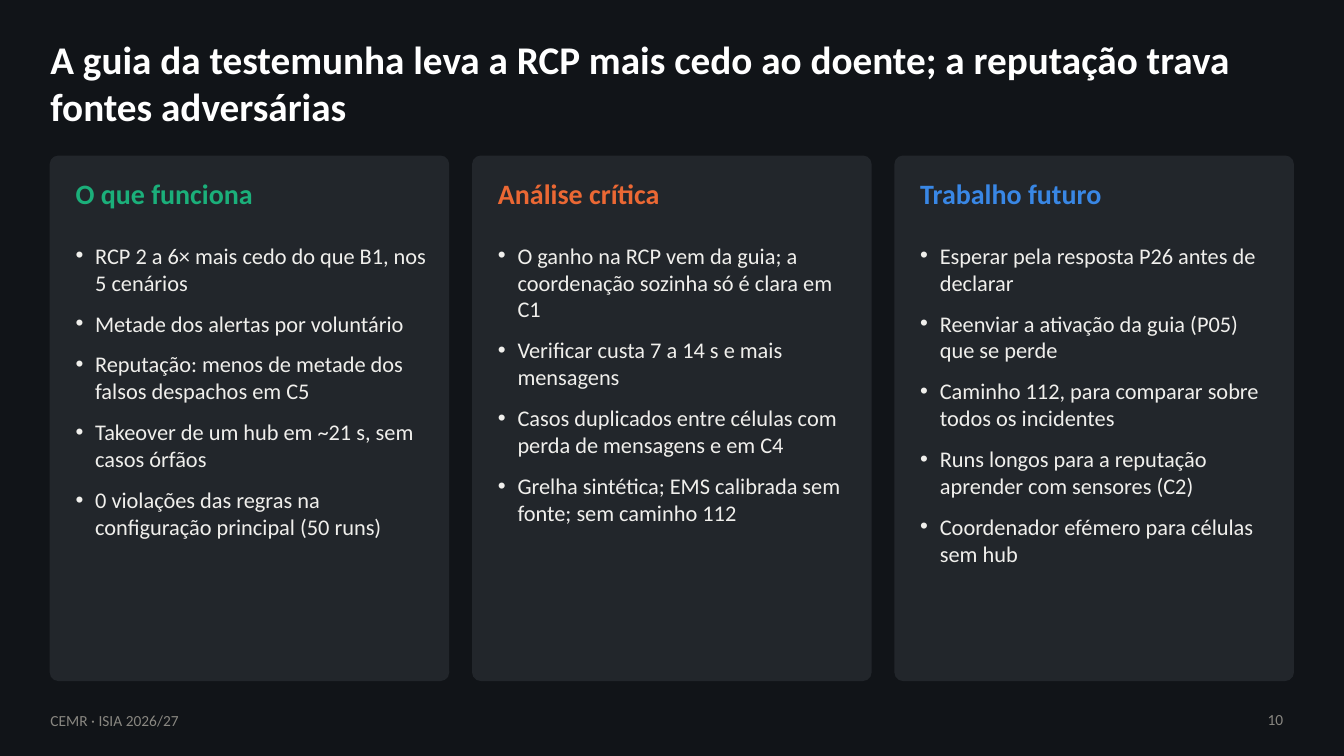
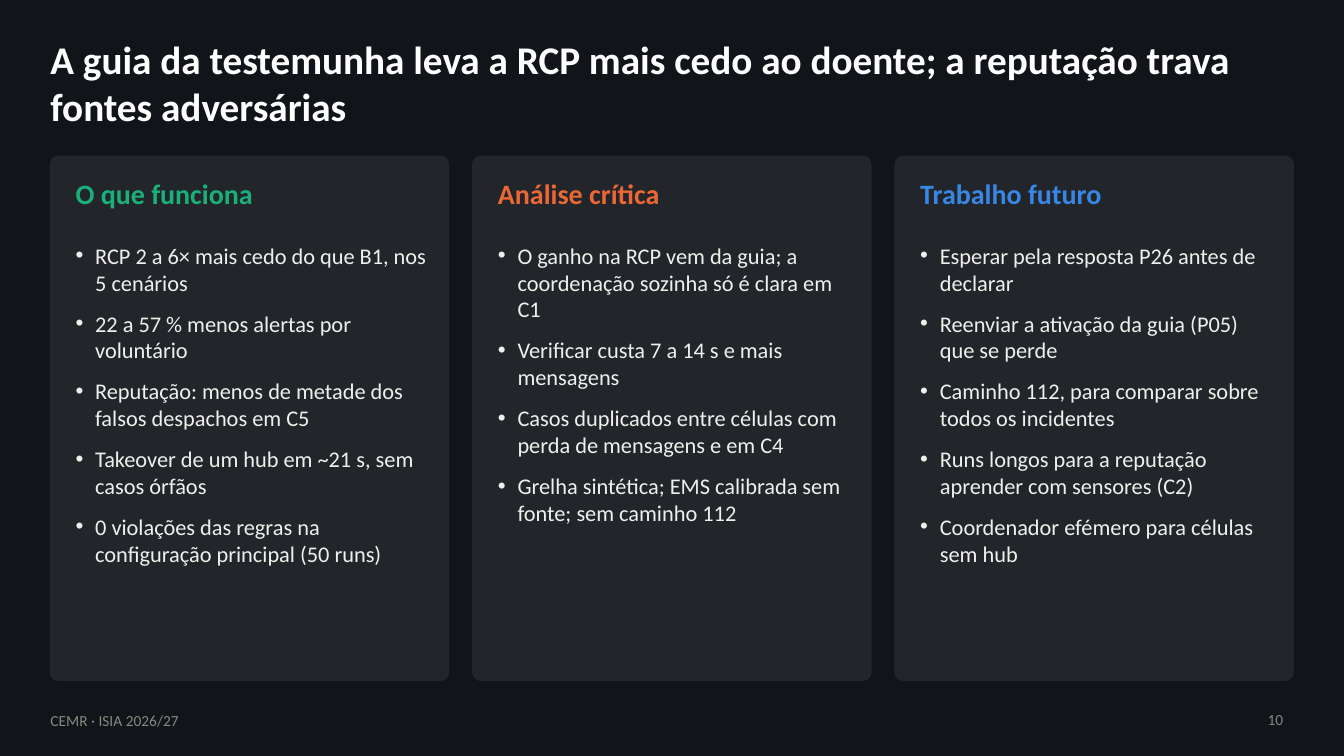
Before and after one commit to rodrigoilde/fcup-isia, a slide deck: slide 10 of slides/apresentacao.pptx. Drawn at 1344x756 pixels with LibreOffice and Linux fonts; fonts in the diff are those of the drawing. Boxes give left, top, right and bottom in pixels: in the first picture for what was removed or moved away, otherwise in the second. Text is boxed around its words. In the diff, an @@ line names an element or a change of style, - is before the commit and + after.

```diff
--- a/slides/apresentacao.pptx
+++ b/slides/apresentacao.pptx
@@ text at [95,316,351,358]: text changed @@
-• Metade dos alertas por voluntário
+• 22 a 57 % menos alertas por voluntário
```
Also in this commit, not shown: 4 other slides changed, 1 other file.
